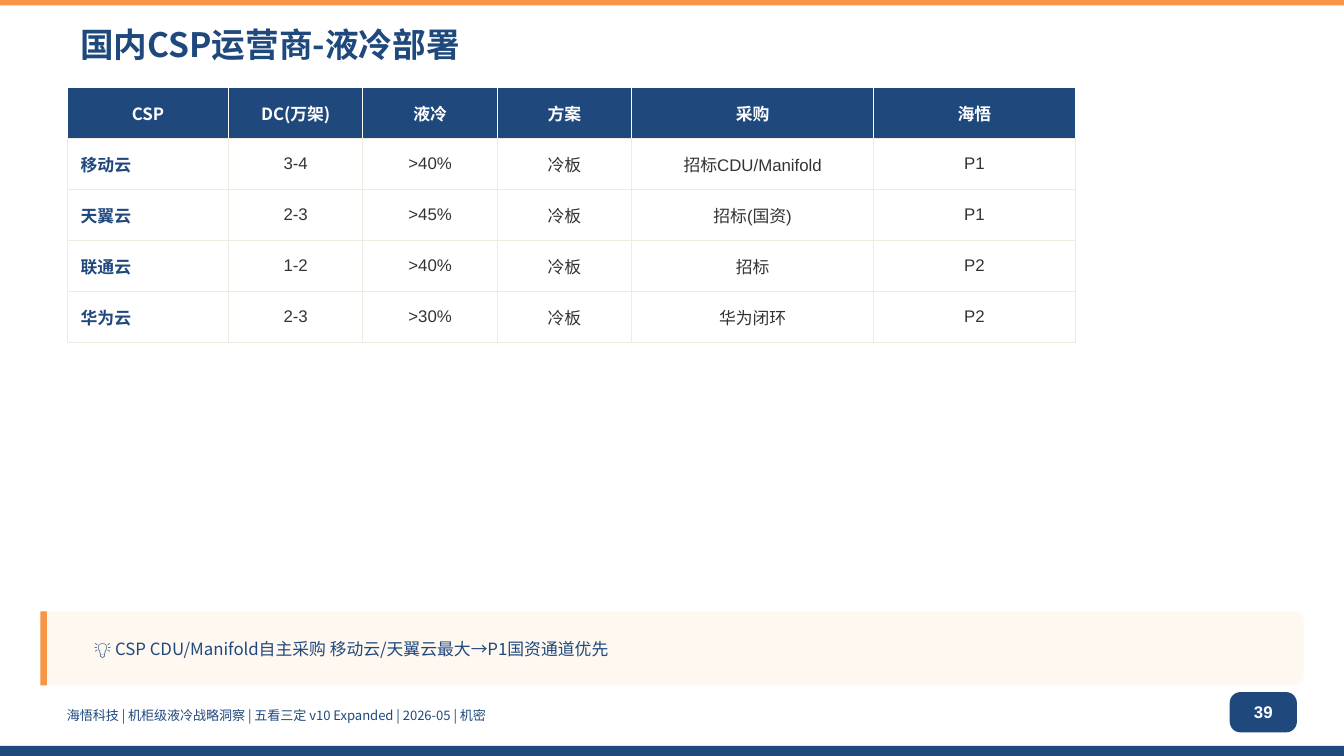
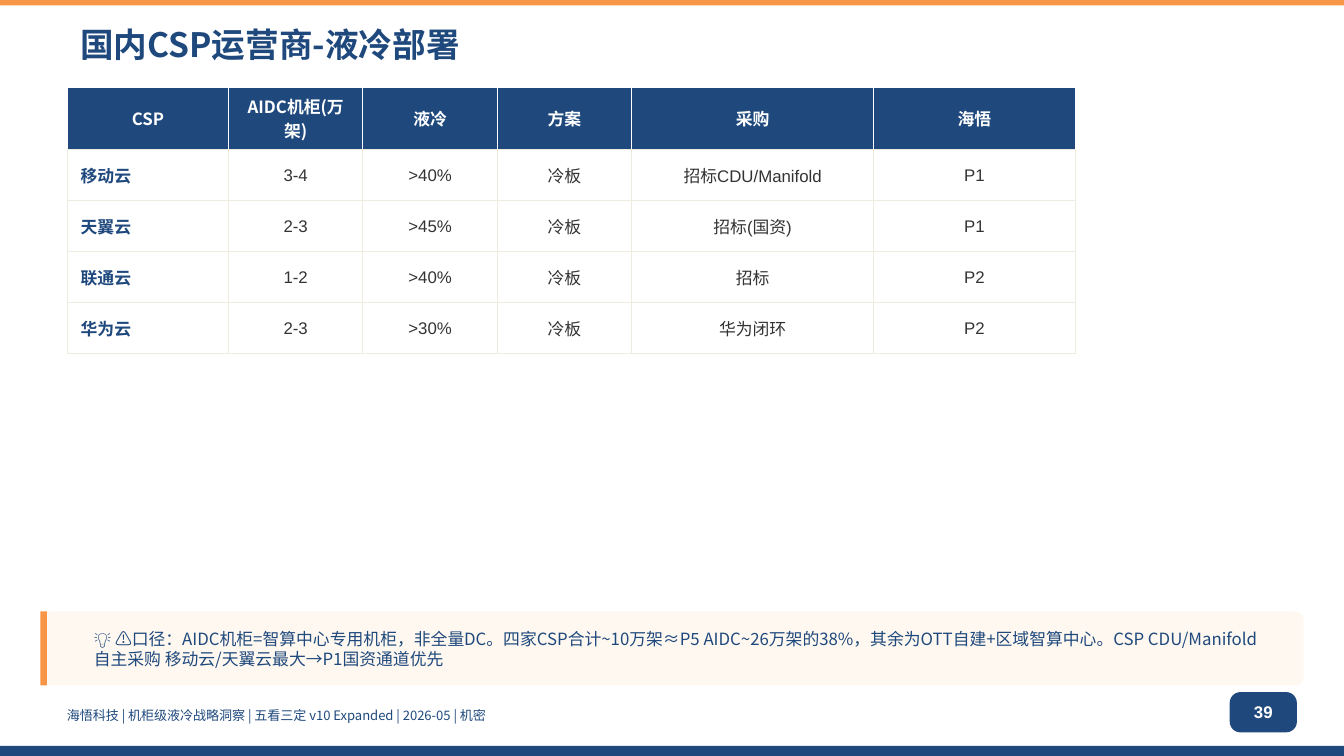
Before and after one commit to marshall9900/liquid-cooling-ecosystem, a slide deck: slide 39 of analysis/liquid-cooling/ppt/v9-expanded-r4/output/海悟液冷五看三定-v9-Expanded-R4.pptx. Drawn at 1344x756 pixels with LibreOffice and Linux fonts; fonts in the diff are those of the drawing. Boxes give left, top, right and bottom in pixels: in the first picture for what was removed or moved away, otherwise in the second. Text is boxed around its words. In the diff, an @@ line names an element or a change of style, - is before the commit and + after.

Commit message:
fix: P5/P39口径对齐 - P39列标题DC→AIDC机柜 消除总量1%误读

```diff
--- a/analysis/liquid-cooling/ppt/v9-expanded-r4/output/海悟液冷五看三定-v9-Expanded-R4.pptx
+++ b/analysis/liquid-cooling/ppt/v9-expanded-r4/output/海悟液冷五看三定-v9-Expanded-R4.pptx
@@ table at bbox=[67, 87, 1075, 341] @@
-row 1, column 2: DC(万架)
+row 1, column 2: AIDC机柜(万架)
@@ text at bbox=[115, 631, 1257, 668]: text changed @@
-💡 CSP CDU/Manifold自主采购 移动云/天翼云最大→P1国资通道优先
+💡 ⚠️口径：AIDC机柜=智算中心专用机柜，非全量DC。四家CSP合计~10万架≈P5 AIDC~26万架的38%，其余为OTT自建+区域智算中心。CSP CDU/Manifold自主采购 移动云/天翼云最大→P1国资通道优先
```
Also in this commit, not shown: 3 other files.
